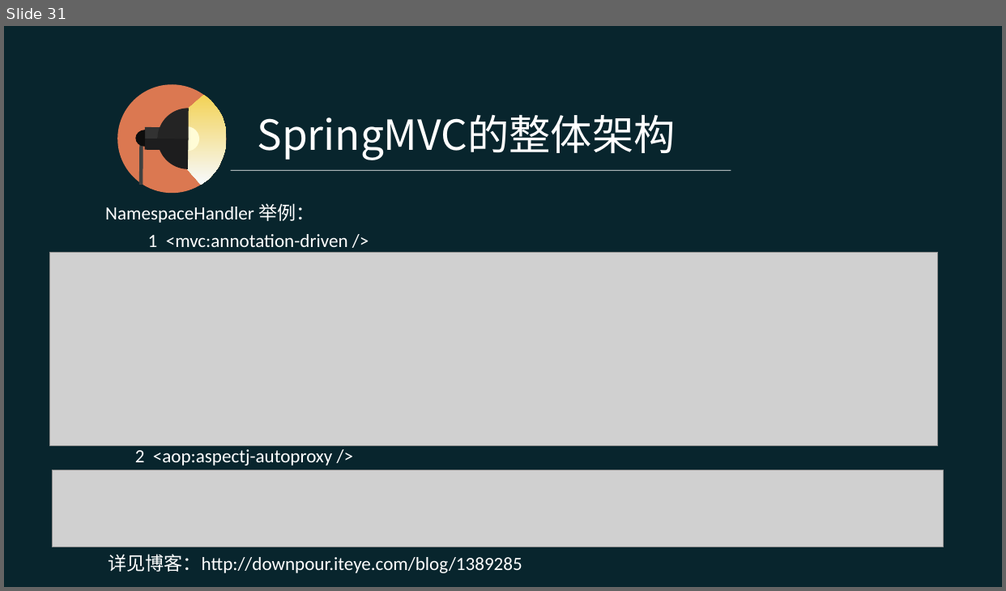
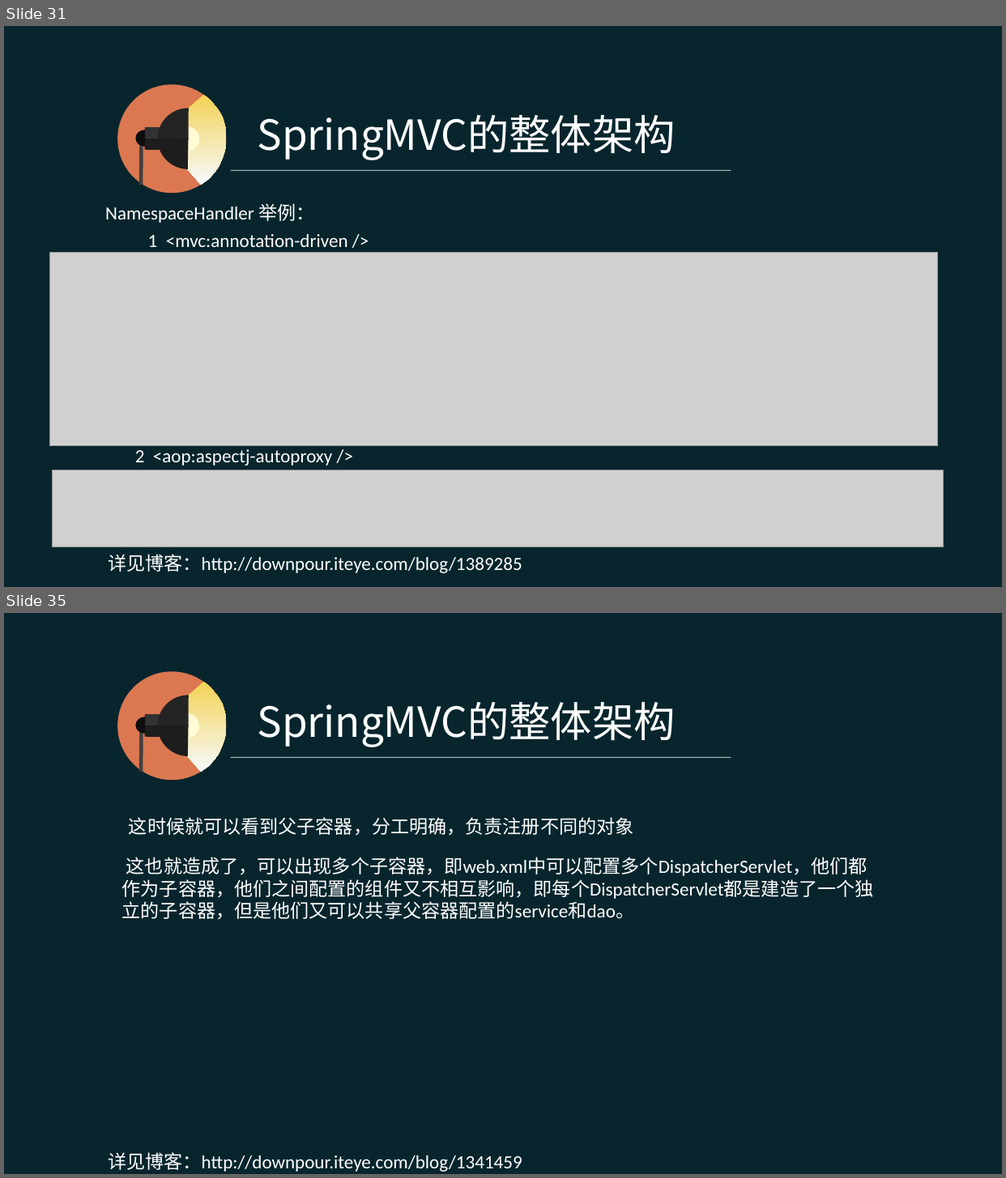
Before and after one commit to pingpangkuangmo/blog, a slide deck: 2015-4/SpringMVC的设计分享.ppt. Shown one above the other, each under a label of ours: slide 31 before the commit, slides 31 and 35 after it; the slides between them are not shown. The pictures are 1006x591 and 1006x1178 pixels, drawn with LibreOffice and Linux fonts; fonts in the diff are those of the drawing; grey boxes stand for pictures. Boxes give left, top, right and bottom in pixels: in the first picture for what was removed or moved away, otherwise in the second. Text is boxed around its words. In the diff, an @@ line names an element or a change of style, - is before the commit and + after.

Commit message:
SpringMVC ppt完成

```diff
--- a/2015-4/SpringMVC的设计分享.ppt
+++ b/2015-4/SpringMVC的设计分享.ppt
@@ slide 35 added at bbox=[4, 613, 1002, 1174], background #08252D @@
@@ text added at bbox=[258, 702, 675, 747], 40 pt, text #FFFFFF @@
+SpringMVC的整体架构
@@ group added at bbox=[117, 671, 227, 781]: 5 freeform shapes, 2 rectangles, 1 ellipse, 1 line @@
@@ line added from (231, 757) to (731, 757), #FFFFFF 0.51 pt @@
@@ text added at bbox=[129, 817, 634, 836], 18 pt, text #FFFFFF @@
+这时候就可以看到父子容器，分工明确，负责注册不同的对象
@@ text added at bbox=[122, 857, 874, 920], 18 pt, text #FFFFFF @@
+这也就造成了，可以出现多个子容器，即web.xml中可以配置多个DispatcherServlet，他们都作为子容器，他们之间配置的组件又不相互影响，即每个DispatcherServlet都是建造了一个独立的子容器，但是他们又可以共享父容器配置的service和dao。
@@ text added at bbox=[108, 1152, 522, 1172], 18 pt, text #FFFFFF @@
+详见博客：http://downpour.iteye.com/blog/1341459
```
Also in this commit, not shown: 2 slides changed, 2 other slides added.
